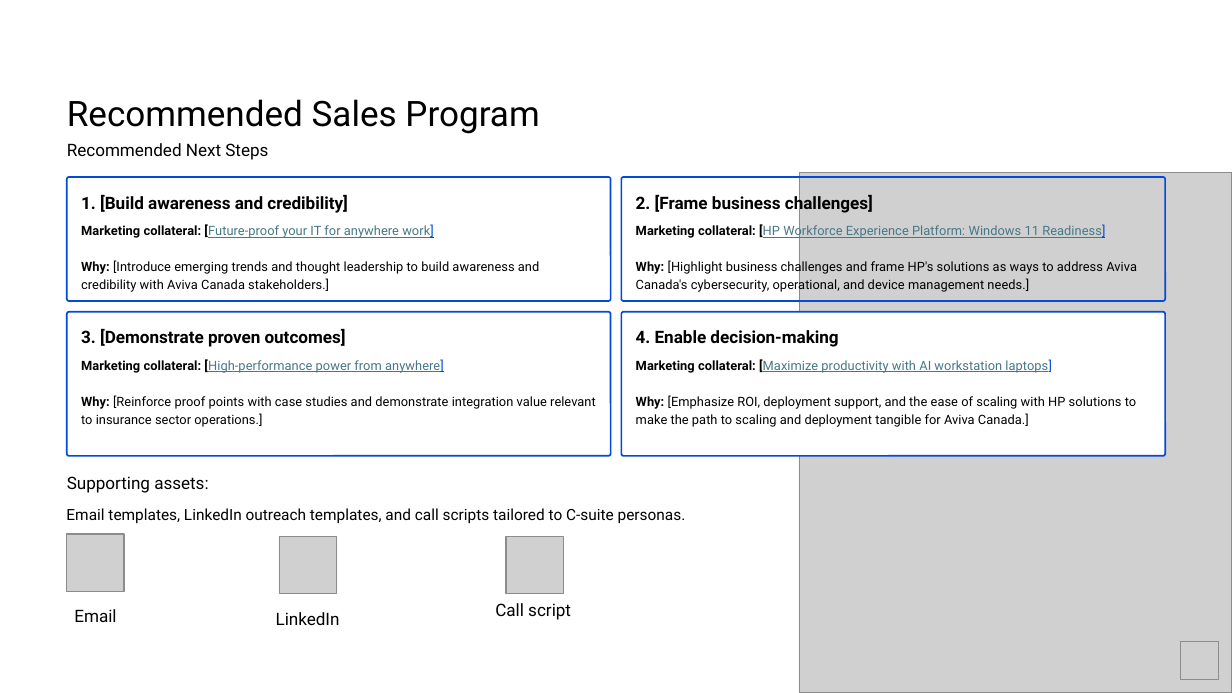
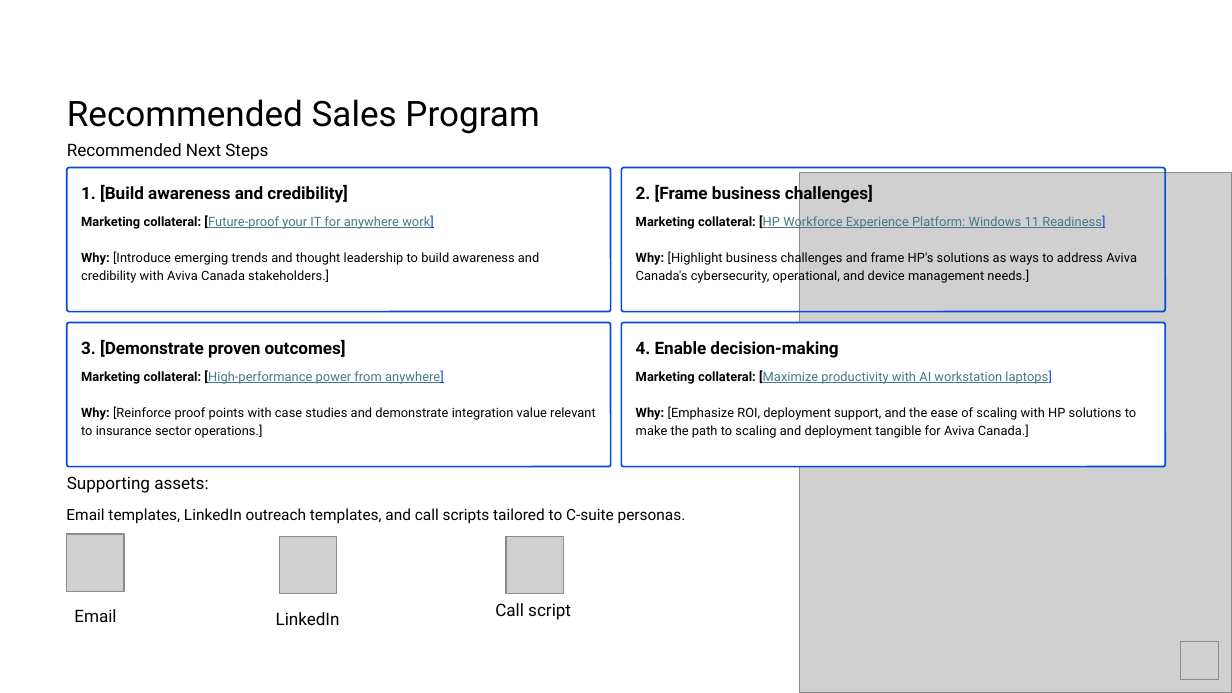
Before and after one commit to InterceptArcher/RADTest, a slide deck: slide 9 of template /master-template.v31-edited.pptx. Drawn at 1232x693 pixels with LibreOffice and Linux fonts; fonts in the diff are those of the drawing; grey boxes stand for pictures. Boxes give left, top, right and bottom in pixels: in the first picture for what was removed or moved away, otherwise in the second. Text is boxed around its words. In the diff, an @@ line names an element or a change of style, - is before the commit and + after.

```diff
--- a/template /master-template.v31-edited.pptx
+++ b/template /master-template.v31-edited.pptx
@@ rounded rectangle: place and size @@
-rounded rectangle at <box>67,177,610,302</box>
+rounded rectangle at <box>67,168,610,312</box>
@@ rounded rectangle: place and size @@
-rounded rectangle at <box>621,177,1164,302</box>
+rounded rectangle at <box>621,168,1164,312</box>
@@ 4 texts: place and size @@
-4 texts at <box>81,193,1137,293</box>
+4 texts at <box>81,184,1137,284</box>
@@ 4 texts, 2 rounded rectangles: place and size @@
-4 texts, 2 rounded rectangles at <box>67,312,1164,456</box>
+4 texts, 2 rounded rectangles at <box>67,323,1164,467</box>
```
Also in this commit, not shown: 3 other slides changed, 7 other files.
